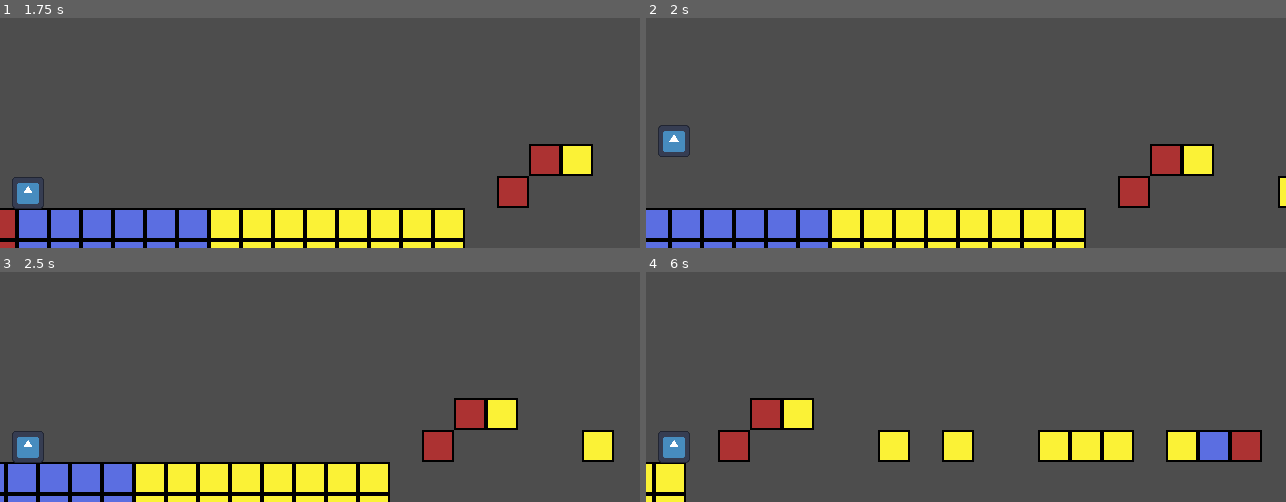
Above: before the commit, frames 1-4 (two rows, left to right).
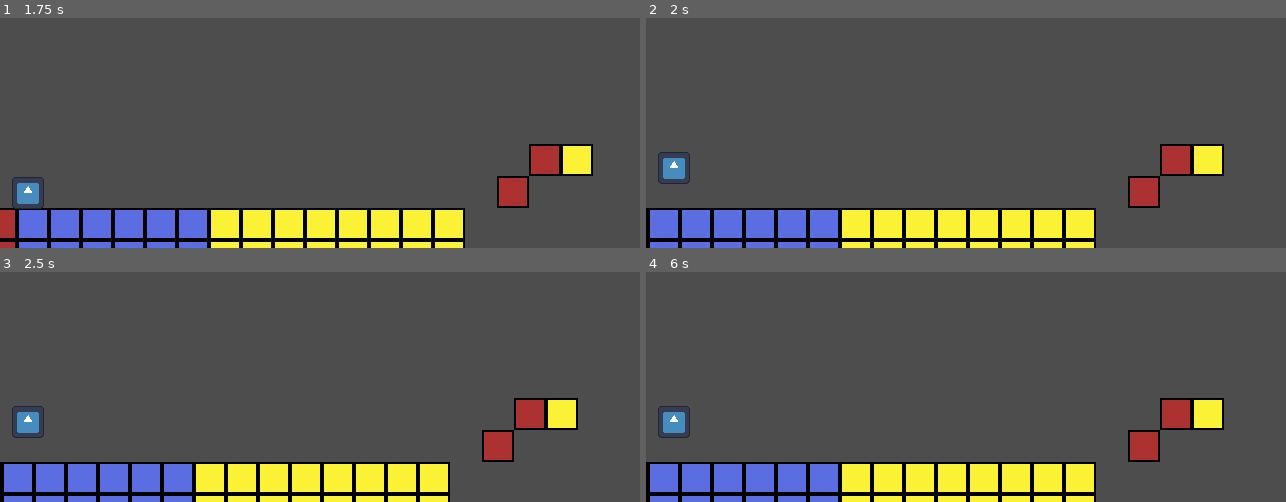
Above: after the commit, the same moments.

Repository: AtlasWongy/pain_dora_the_game
Game: Godot game, scene res://Scenes/main.tscn
The game is run twice, just before and just after one commit, with the same random seed, the same clock (stepped at 60 frames per second) and the same inputs. The engine's default icon, where the game draws it, is replaced by a stand-in: a white triangle on a blue panel in a dark square.
Inputs:
- Up to frame 1 (1.75 s): tap Enter (ui_accept) at 0.5, 0.77, 0.8, 1.07, 1.35, 1.52 s; hold Z (change_color) 0.53-1.28 s; tap Z (change_color) at 1.55 s
- Up to frame 2 (2 s): tap Enter (ui_accept) at 1.82 s
- Up to frame 3 (2.5 s): hold Z (change_color) from 2.03 s (still down); tap Enter (ui_accept) at 2.3 s
- Up to frame 4 (6 s): release Z (change_color) at 2.78 s; tap Z (change_color) at 2.85, 4.35 s; tap Enter (ui_accept) at 3.02, 3.32, 4.52, 4.82, 5.3, 5.85 s; hold Enter (ui_accept) 3.53-4.28 s; hold Z (change_color) 5.03-5.78 s

Frame 1 is identical in both runs. In frame 2, 5.2% of the frame differs, in the area x 0-100%, y 46-100%; in frame 3, 11%; in frame 4, 22%, in the area x 0-97%, y 54-100%.
Error before the commit: Invalid access to property or key 'Z' on a base object of type 'Dictionary'. (res://Player/player.gd:92)
Error after the commit: Invalid access to property or key 'Z' on a base object of type 'Dictionary'. (res://Player/player.gd:83)

Commit message:
minor changes
- change back to move_and_slide

Diff:
--- /dev/null
+++ b/paindora/Platforms/Tile/tile.gd
@@ -0,0 +1,2 @@
+extends Resource
+class_name Tile
--- a/paindora/Player/player.gd
+++ b/paindora/Player/player.gd
@@ -1,5 +1,4 @@
 extends CharacterBody2D
-class_name Player
 
 enum ColorState {RED, BLUE, YELLOW}
 
@@ -56,18 +55,11 @@
 	velocity = velocity.lerp(velocity, 5.0 * delta)
 	is_grounded = raycast.is_colliding()
 	is_ledge_grabbed = ledge_grabber.is_colliding()
-	var collision: KinematicCollision2D = move_and_collide(velocity * delta)
-	if collision != null:
-		if collision.get_collider() is TileMapLayer:
-			var tile_map_layer: TileMapLayer = collision.get_collider()
-			var collision_rid: RID = collision.get_collider_rid()
-			check_tile_color(tile_map_layer, collision_rid)
-
-	if is_ledge_grabbed and !is_grounded:
-		grab_edge()
+	move_and_slide()
 	if is_grounded:
 		is_jumping = false
 		jump_timer = 0.0
+		check_tile_color(raycast.get_collider(), raycast.get_collider_rid())
 	elif !is_grounded and last_floor and !is_jumping:
 		coyote = true
 		coyote_timer.start()
@@ -79,7 +71,105 @@
 
 func check_tile_color(tile_map: TileMapLayer, rid: RID) -> void:
 	var tile_color: Vector2i = tile_map.get_cell_atlas_coords(tile_map.get_coords_for_body_rid(rid))
-	print(tile_color)
+	if get_color_state() != tile_color:
+		if timer.is_stopped():
+			timer.start()
+		await timer.timeout
+		if get_color_state() != tile_color:
+			get_tree().paused = true
+
+func change_color(event: InputEvent) -> void:
+	var color_select: String = OS.get_keycode_string(event.physical_keycode)
+	color_state = color_map[color_select]
+
+func get_color_state() -> Vector2i:
+	return color_state
+
+func _on_coyote_timer_timeout() -> void:
+	coyote = false
+
+# extends CharacterBody2D
+# class_name Player
+#
+# enum ColorState {RED, BLUE, YELLOW}
+#
+# @onready var raycast: RayCast2D = $'PlayerRayCast'
+# @onready var ledge_grabber: RayCast2D = $'LedgeGrabber'
+# @onready var timer: Timer = $'PlayerTimer'
+# @onready var coyote_timer: Timer = $'CoyoteTimer'
+#
+# var gravity: float = 45.0
+# var fall_gravity: float = 45.0
+# var gravity_modifier: float = 2
+# var jump_height: float = 48.0
+# var apex_duration: float = 0.5
+# var tween: Tween
+# var color_state: Vector2i
+# var current_tile_atlas: Vector2i
+# var is_grounded: bool
+# var is_jumping: bool
+# var is_ledge_grabbed: bool
+# var coyote_frames: float = 6.0
+# var coyote: bool = false
+# var last_floor = false
+# var jump_timer: float = 0.0
+#
+# var color_map: Dictionary = {
+# 	"Left": Vector2i(2, 0),
+# 	"Down": Vector2i(3, 0),
+# 	"Right": Vector2i(1, 0)
+# }
+#
+# func _ready() -> void:
+# 	color_state = color_map["Left"]
+# 	coyote_timer.wait_time = coyote_frames / 60.0
+# 	coyote_timer.timeout.connect(_on_coyote_timer_timeout)
+#
+# func _input(event: InputEvent) -> void:
+# 	if event.is_action_pressed("ui_accept"):
+# 		jump_timer = 0.1
+#
+# 	if event.is_action_released("ui_accept"):
+# 		gravity *= gravity_modifier
+#
+# 	if jump_timer > 0.0 and (is_grounded or coyote):
+# 		velocity.y = - (2 * jump_height / apex_duration)
+# 		gravity = - (velocity.y / apex_duration)
+# 		is_jumping = true
+#
+# 	if event.is_action_pressed("change_color"):
+# 		change_color(event)
+#
+# func _physics_process(delta: float) -> void:
+# 	if !is_grounded:
+# 		velocity.y += gravity * delta
+# 	velocity = velocity.lerp(velocity, 5.0 * delta)
+# 	is_grounded = raycast.is_colliding()
+# 	is_ledge_grabbed = ledge_grabber.is_colliding()
+# 	var collision: KinematicCollision2D = move_and_collide(velocity * delta)
+# 	if collision != null:
+# 		if collision.get_collider() is TileMapLayer:
+# 			var tile_map_layer: TileMapLayer = collision.get_collider()
+# 			var collision_rid: RID = collision.get_collider_rid()
+# 			check_tile_color(tile_map_layer, collision_rid)
+#
+# 	if is_ledge_grabbed and !is_grounded:
+# 		grab_edge()
+# 	if is_grounded:
+# 		is_jumping = false
+# 		jump_timer = 0.0
+# 	elif !is_grounded and last_floor and !is_jumping:
+# 		coyote = true
+# 		coyote_timer.start()
+# 	last_floor = is_grounded
+# 	jump_timer -= delta
+#
+# func grab_edge() -> void:
+# 	velocity.y -= jump_height
+#
+# func check_tile_color(tile_map: TileMapLayer, rid: RID) -> void:
+# 	var tile_color: Vector2i = tile_map.get_cell_atlas_coords(tile_map.get_coords_for_body_rid(rid))
+# 	print(tile_color)
 # 	if get_color_state() != tile_color:
 # 		if timer.is_stopped():
 # 			timer.start()
@@ -87,15 +177,15 @@
 # 		if get_color_state() != tile_color:
 # 			get_tree().paused = true
 
-func change_color(event: InputEvent) -> void:
-	var color_select: String = OS.get_keycode_string(event.physical_keycode)
-	color_state = color_map[color_select]
-
-func get_color_state() -> Vector2i:
-	return color_state
-
-func _on_coyote_timer_timeout() -> void:
-	coyote = false
+# func change_color(event: InputEvent) -> void:
+# 	var color_select: String = OS.get_keycode_string(event.physical_keycode)
+# 	color_state = color_map[color_select]
+#
+# func get_color_state() -> Vector2i:
+# 	return color_state
+#
+# func _on_coyote_timer_timeout() -> void:
+# 	coyote = false
 
 # 	if event.is_action_pressed("ui_accept") and is_grounded and !is_jump_cancelled:
 # 		velocity.y = - (2 * jump_height / apex_duration)
--- /dev/null
+++ b/paindora/Player/player.gdshader
@@ -0,0 +1,14 @@
+shader_type canvas_item;
+
+void vertex() {
+	// Called for every vertex the material is visible on.
+}
+
+void fragment() {
+	// Called for every pixel the material is visible on.
+}
+
+//void light() {
+	// Called for every pixel for every light affecting the CanvasItem.
+	// Uncomment to replace the default light processing function with this one.
+//}
--- /dev/null
+++ b/paindora/Player/player_update.gd
@@ -0,0 +1,89 @@
+extends CharacterBody2D
+
+enum ColorState {RED, BLUE, YELLOW}
+
+@onready var raycast: RayCast2D = $'PlayerRayCast'
+@onready var ledge_grabber: RayCast2D = $'LedgeGrabber'
+@onready var timer: Timer = $'PlayerTimer'
+@onready var coyote_timer: Timer = $'CoyoteTimer'
+
+var gravity: float = 45.0
+var fall_gravity: float = 45.0
+var gravity_modifier: float = 2
+var jump_height: float = 48.0
+var apex_duration: float = 0.5
+var tween: Tween
+var color_state: Vector2i
+var current_tile_atlas: Vector2i
+var is_grounded: bool
+var is_jumping: bool
+var is_ledge_grabbed: bool
+var coyote_frames: float = 6.0
+var coyote: bool = false
+var last_floor = false
+var jump_timer: float = 0.0
+
+var color_map: Dictionary = {
+	"Left": Vector2i(2, 0),
+	"Down": Vector2i(3, 0),
+	"Right": Vector2i(1, 0)
+}
+
+func _ready() -> void:
+	color_state = color_map["Left"]
+	coyote_timer.wait_time = coyote_frames / 60.0
+	coyote_timer.timeout.connect(_on_coyote_timer_timeout)
+
+func _input(event: InputEvent) -> void:
+	if event.is_action_pressed("ui_accept"):
+		jump_timer = 0.1
+
+	if event.is_action_released("ui_accept"):
+		gravity *= gravity_modifier
+
+	if jump_timer > 0.0 and (is_grounded or coyote):
+		velocity.y = - (2 * jump_height / apex_duration)
+		gravity = - (velocity.y / apex_duration)
+		is_jumping = true
+
+	if event.is_action_pressed("change_color"):
+		change_color(event)
+
+func _physics_process(delta: float) -> void:
+	if !is_grounded:
+		velocity.y += gravity * delta
+	velocity = velocity.lerp(velocity, 5.0 * delta)
+	is_grounded = raycast.is_colliding()
+	is_ledge_grabbed = ledge_grabber.is_colliding()
+	move_and_slide()
+	if is_grounded:
+		is_jumping = false
+		jump_timer = 0.0
+		check_tile_color(raycast.get_collider(), raycast.get_collider_rid())
+	elif !is_grounded and last_floor and !is_jumping:
+		coyote = true
+		coyote_timer.start()
+	last_floor = is_grounded
+	jump_timer -= delta
+
+func grab_edge() -> void:
+	velocity.y -= jump_height
+
+func check_tile_color(tile_map: TileMapLayer, rid: RID) -> void:
+	var tile_color: Vector2i = tile_map.get_cell_atlas_coords(tile_map.get_coords_for_body_rid(rid))
+	if get_color_state() != tile_color:
+		if timer.is_stopped():
+			timer.start()
+		await timer.timeout
+		if get_color_state() != tile_color:
+			get_tree().paused = true
+
+func change_color(event: InputEvent) -> void:
+	var color_select: String = OS.get_keycode_string(event.physical_keycode)
+	color_state = color_map[color_select]
+
+func get_color_state() -> Vector2i:
+	return color_state
+
+func _on_coyote_timer_timeout() -> void:
+	coyote = false
